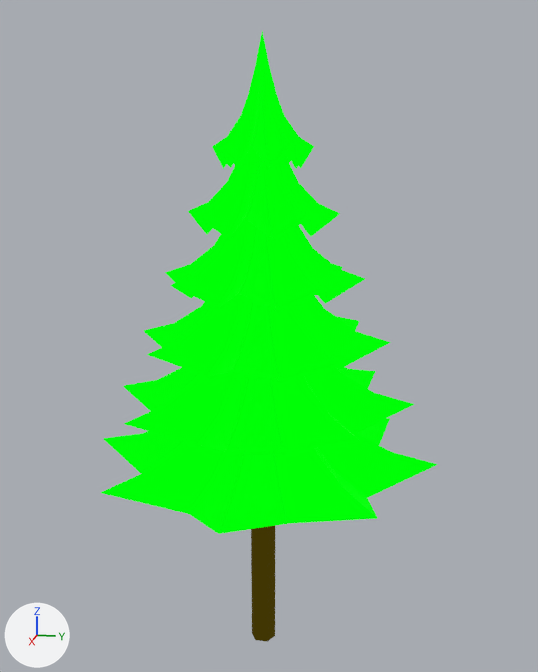
The glTF model terminal_gradient/assets/models/pine_tree_0.glb as it was, and as the next commit left it.
Before and after are seen from a camera (50 mm lens) standing at (10.96, 2.29, 7.79) and looking at (-0.11, 0.07, 5.03). Arrows for +X, +Y and +Z are at lower left; the lights stay in place. The picture after the commit comes second. Where no turn or scale is listed for an object, it has been applied to the vertices.
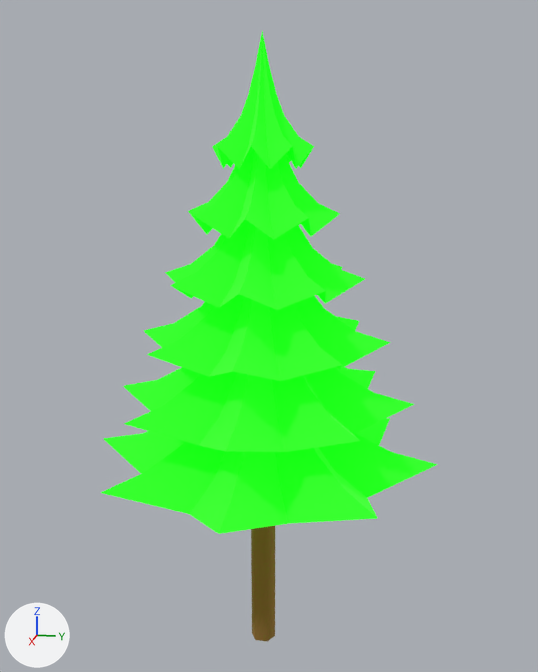
What the commit changed:
Material 'Material.002' (mat_material_002) changes colour from black #000000 to brown #a27c55; in linear values from (0.0, 0.0, 0.0) to (0.36, 0.2, 0.09).
Material 'Material.001' (mat_material_001) changes colour from black #000000 to green #659555; in linear values from (0.0, 0.0, 0.0) to (0.13, 0.3, 0.09).

What differs and where, as boxes [x1, y1, x2, y2] in the pictures (538 x 672 px):
'Cylinder.001', recoloured (lighter)
    both: [101, 33, 438, 534]
'Cylinder', recoloured (lighter)
    both: [251, 526, 275, 641]
